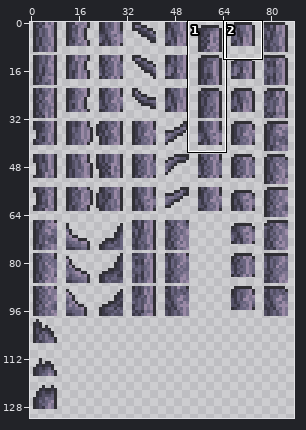
Two states of a sprite sheet, Content/Biomes/Distortion/Tiles/SpookyTree.png. Above, an overview of the earlier version with the close-up marked.
Close-up. Old version:
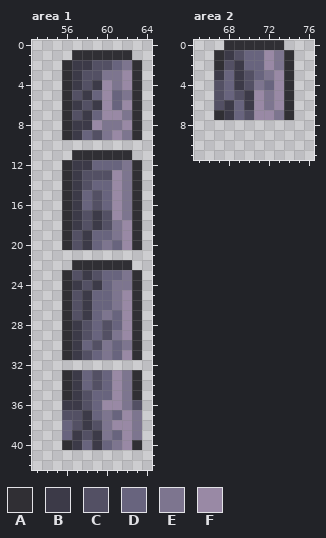
The file is 176x264 pixels, drawn in blocks of 2x2; one block is one cell here. Shown: area 1: x 53..64, y 0..42; area 2: x 65..76, y 0..11. The commit also changed other parts of the picture, which this record leaves out.
Palette (. is transparent): A #302f34  B #3c3a48  C #535064  D #68647e  E #7d758f  F #9989a5
Pixels before, area 1, first column x 56:
 1 .AAAAAA.
 2 ABBCCDEA
 3 ABCCEEFA
 4 ABCBFEFA
 5 ACBDFDEA
 6 ABCBFDFA
 7 ACBDFFEA
 8 ABBFEEFA
 9 ABDCEFEA
10 ........
11 .AAAAAA.
12 ABBDDDEA
13 ABCCCFEA
14 ABCDDFEA
15 ABDCDFEA
16 ABDCDFEA
17 ABCBCFEA
18 ABCBCEFA
19 ACBDDEFA
20 ACBDEDFA
21 ........
22 .AAAAAA.
23 ACBCDDEA
24 ABCBDEEA
25 ACBDDEFA
26 ACBDDEFA
27 ACBDEDFA
28 ABCDCDFA
29 ABCDCEFA
30 ABDCEDEA
31 ABCDEDFA
32 ........
33 ABDCDFEA
34 ABDCDFEA
35 ABCDDFEA
36 BBCDFFEC
37 CCBDEDFE
38 DCBCEFFE
39 DBCBEDFE
40 ABDBDEFA
Pixels before, area 2, first column x 67:
0 .AAAAAA.
1 ABCDDFEA
2 ACBDDFEA
3 BDBCDEFA
4 CDBCEDFA
5 CDCBFEFA
6 CBDBFEFA
7 ABDCFFEA
After the commit:
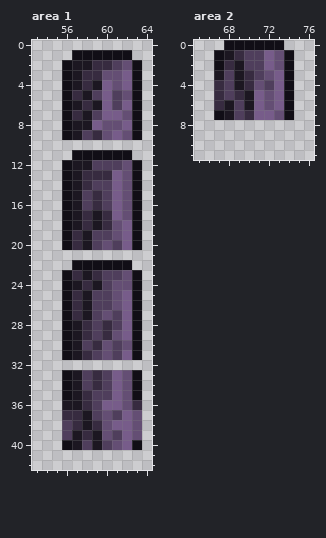
What changed:
Colour A changes from #302f34 to #110e16.
Colour B changes from #3c3a48 to #1c1721.
Colour C changes from #535064 to #372b40.
Colour D changes from #68647e to #4f3e5c.
Colour E changes from #7d758f to #644e74.
Colour F changes from #9989a5 to #775c8a.
